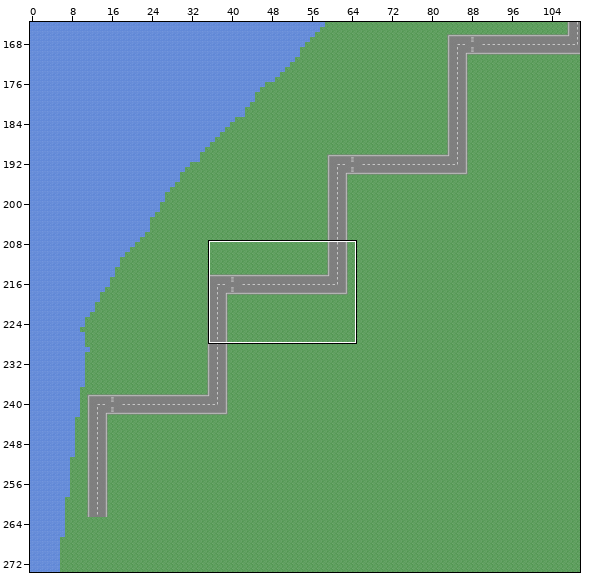
One commit to this Tiled map: Kungsholmen-android/assets/tilemap/map.tmx. Above, an overview of the earlier version with the close-up marked.
Close-up. Before the edit:
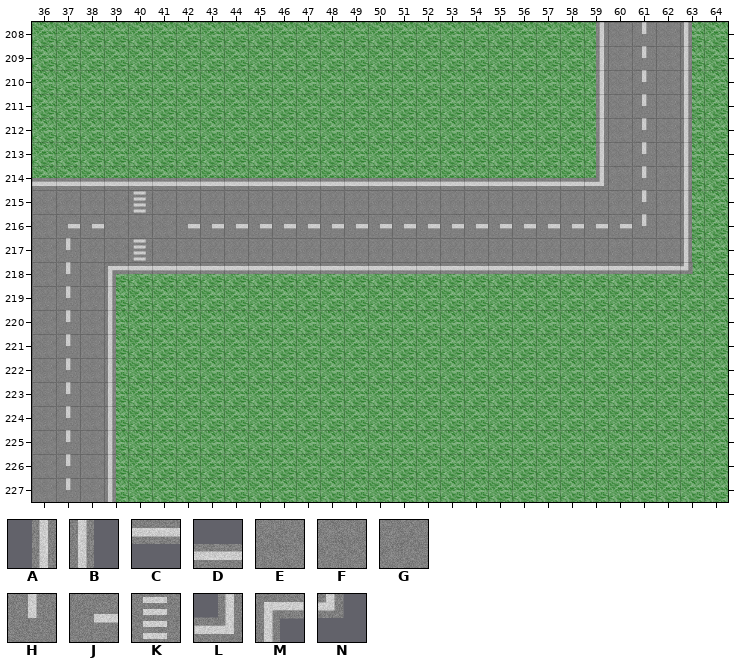
Cells are 64x64 px. Shown: x 36..64, y 208..227. The commit also changed other parts of the map, which this record leaves out. Tiles whose own drawing changed are shown in their newer look in all pictures.
Key: from "highway": A 0, B 0 turned 180, C 0 turned 270, D 0 turned 90, E 1, F 1 turned 180, G 1 turned 90, H 2, J 2 turned 90, K 4 turned 90, L 18, M 18 turned 180, N 19.
_ is an empty cell.
Layers that did not change in this view are not listed.
Layer "roads1" before, first column x 36:
208 _______________________AEHEB_
209 _______________________AEHEB_
210 _______________________AEHEB_
211 _______________________AEHEB_
212 _______________________AEHEB_
213 _______________________AEHEB_
214 DDDDDDDDDDDDDDDDDDDDDDDLFHFB_
215 EGGEKGGGGGGGGGGGGGGGGGGGGHGB_
216 EJJEEEJJJJJJJJJJJJJJJJJJJHEB_
217 EHGEKGGGGGGGGGGGGGGGGGGGFGGB_
218 EHEMCCCCCCCCCCCCCCCCCCCCCCCN_
219 GHGB_________________________
220 EHEB_________________________
221 EHEB_________________________
222 EHEB_________________________
223 EHEB_________________________
224 EHEB_________________________
225 EHEB_________________________
226 EHEB_________________________
227 EHEB_________________________
The same view after the edit:
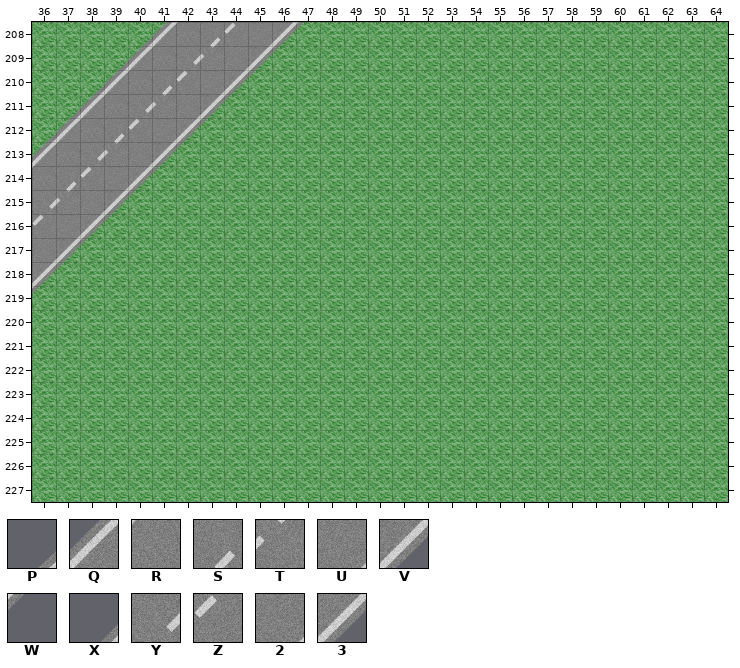
Further tiles: from "roads-45": P 28 turned 90, Q 29 turned 90, R 30 turned 90, S 31 turned 90, T 32 turned 90, U 33 turned 90, V 34 turned 90, W 35 turned 90, X 38 turned 90, Y 41 turned 90, Z 42 turned 90, 2 43 turned 90, 3 44 turned 90.
What changed:
Changed rows in their new state; . is an unchanged cell.
Layer "roads1":
first column x 36:
208 ....PQRSZU3W..........._____
209 ...XQRYT2VW............_____
210 ..PQRSZU3W............._____
211 .XQRYT2VW.............._____
212 PQRSZU3W..............._____
213 QRYT2VW................_____
214 RSZU3W______________________
215 YT.VW_______________________
216 ZU3W________________________
217 .VW_________________________
218 3W__________________________
219 W___........................
220 ____........................
221 ____........................
222 ____........................
223 ____........................
224 ____........................
225 ____........................
226 ____........................
227 ____........................
Where, in picture pixels (left, top, right, bottom), the same in both close-ups:
changed: (32, 22, 693, 502)
